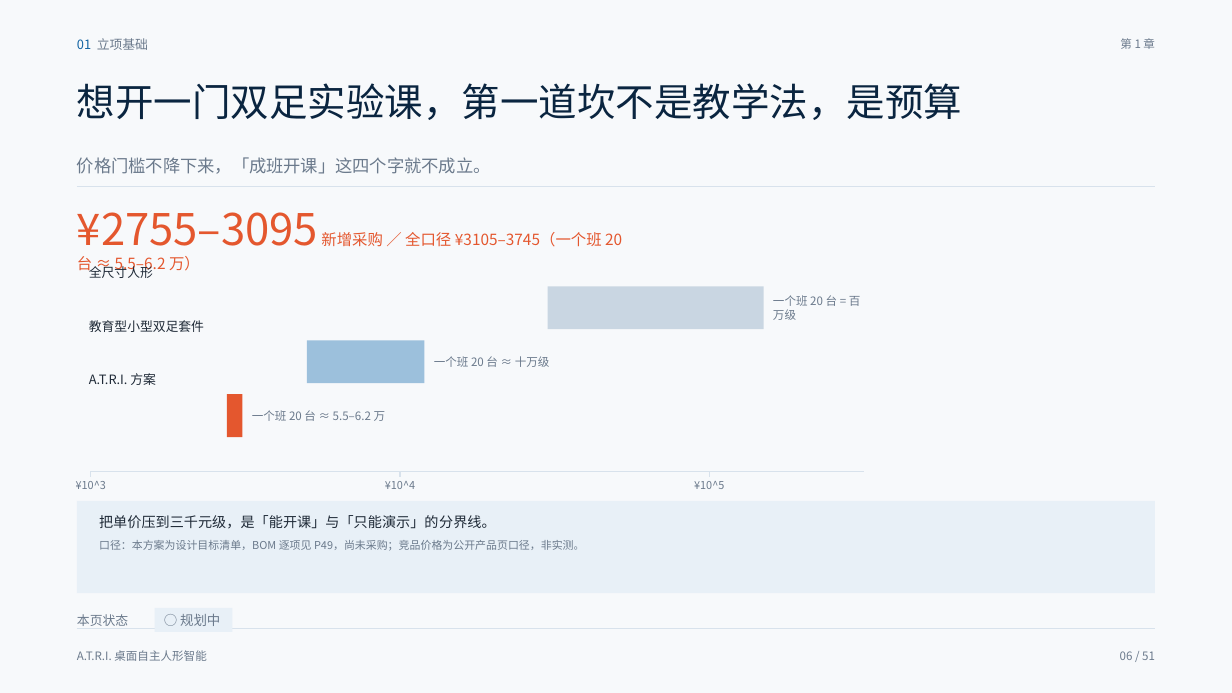
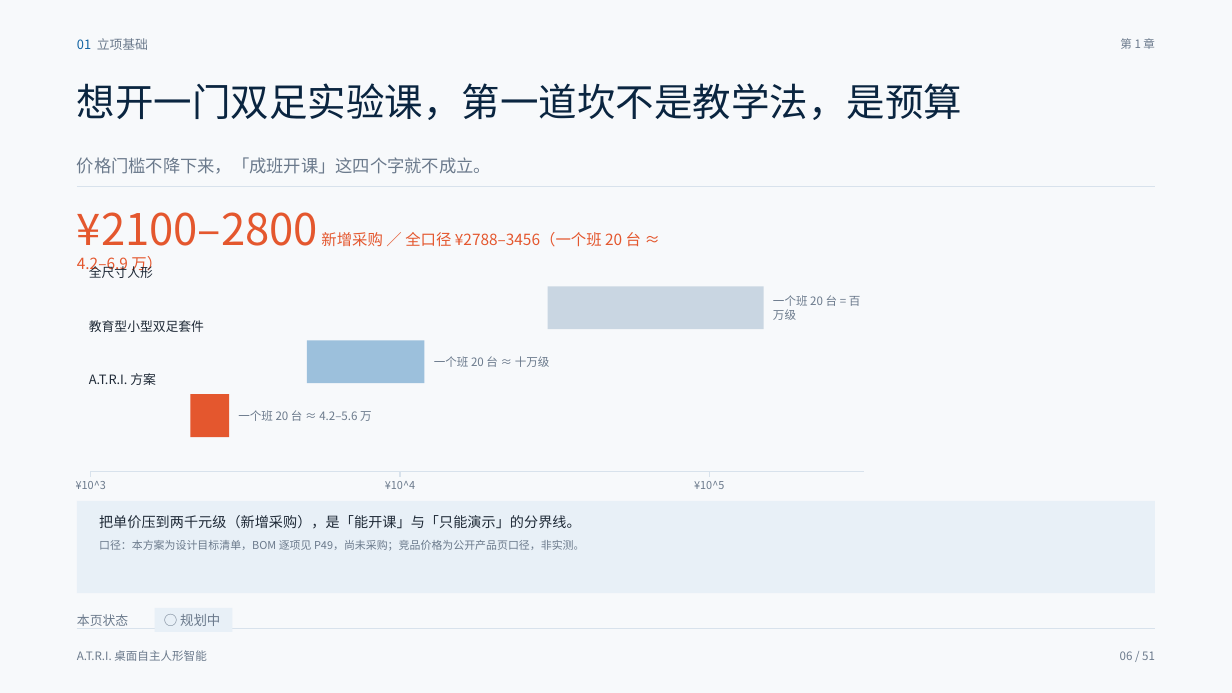
Before and after one commit to HPIline/ATRI, a slide deck: slide 6 of ppt/out/ATRI-答辩PPT-定稿.pptx. Drawn at 1232x693 pixels with LibreOffice and Linux fonts; fonts in the diff are those of the drawing. Boxes give left, top, right and bottom in pixels: in the first picture for what was removed or moved away, otherwise in the second. Text is boxed around its words. In the diff, an @@ line names an element or a change of style, - is before the commit and + after.

```diff
--- a/ppt/out/ATRI-答辩PPT-定稿.pptx
+++ b/ppt/out/ATRI-答辩PPT-定稿.pptx
@@ text at (77,212,641,273): text changed @@
-¥2755–3095 新增采购 ／ 全口径 ¥3105–3745（一个班 20 台 ≈ 5.5–6.2 万）
+¥2100–2800 新增采购 ／ 全口径 ¥2788–3456（一个班 20 台 ≈ 4.2–6.9 万）
@@ rectangle: place and size @@
-rectangle at (227,395,243,437)
+rectangle at (190,395,229,437)
@@ text at (238,410,372,421): text changed @@
-一个班 20 台 ≈ 5.5–6.2 万
+一个班 20 台 ≈ 4.2–5.6 万
@@ text at (99,515,581,529): text changed @@
-把单价压到三千元级，是「能开课」与「只能演示」的分界线。
+把单价压到两千元级（新增采购），是「能开课」与「只能演示」的分界线。
```
Also in this commit, not shown: 10 other slides changed, 1 slide added, 1 slide removed, 9 other files.
